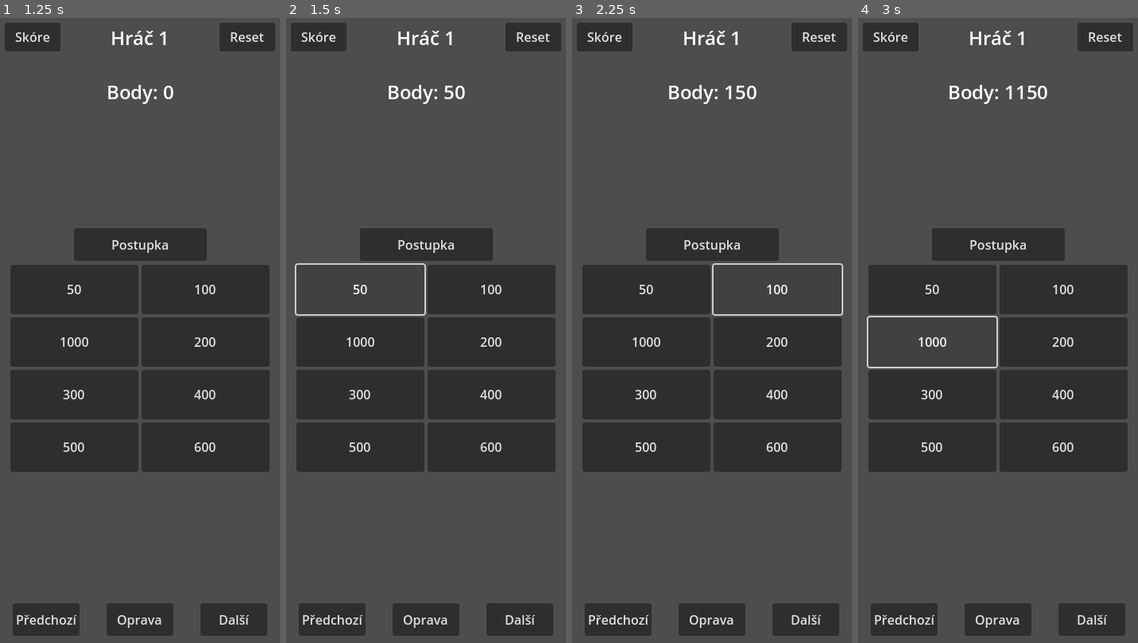
Above: before the commit, frames 1-4 (left to right).
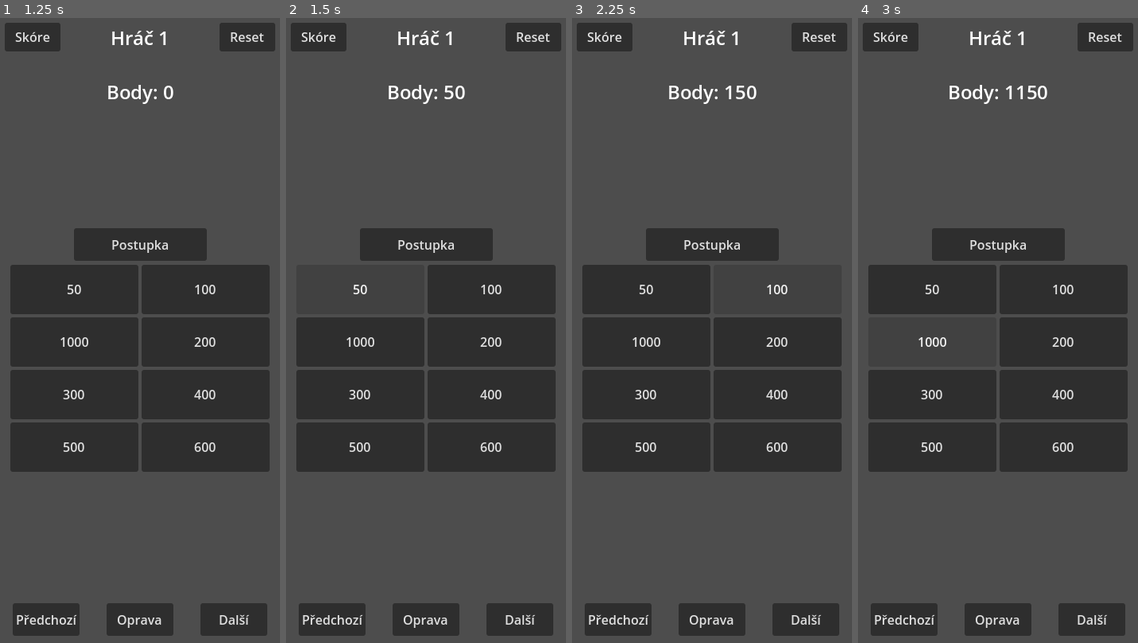
Above: after the commit, the same moments.

Repository: Anorak01/DiceScore
Game: Godot game, scene res://src/main.tscn
The game is run twice, just before and just after one commit, with the same random seed, the same clock (stepped at 60 frames per second) and the same inputs.
Inputs:
- Up to frame 1 (1.25 s): click "Start" at 0.5 s
- Up to frame 2 (1.5 s): click "50" at 1.25 s
- Up to frame 3 (2.25 s): click "100" at 2 s
- Up to frame 4 (3 s): click "1000" at 2.75 s

Frame 1 is identical in both runs. In frame 2, 0.3% of the frame differs, in the area x 3-50%, y 39-48%; in frame 3, 0.3%; in frame 4, 0.3%.

Commit message:
Made buttons not leave focus mark

Diff:
--- a/src/main.tscn
+++ b/src/main.tscn
@@ -47,6 +47,7 @@
 offset_bottom = -17.0
 grow_horizontal = 2
 grow_vertical = 0
+focus_mode = 0
 text = "Start"
 
 [node name="PlusButton" type="Button" parent="StartScreen"]
@@ -61,6 +62,7 @@
 offset_bottom = 22.0
 grow_horizontal = 2
 grow_vertical = 2
+focus_mode = 0
 text = "+"
 
 [node name="MinusButton" type="Button" parent="StartScreen"]
@@ -75,6 +77,7 @@
 offset_bottom = 22.0
 grow_horizontal = 2
 grow_vertical = 2
+focus_mode = 0
 text = "-"
 
 [node name="PlayerCounter" type="Label" parent="StartScreen"]
@@ -211,6 +214,7 @@
 layout_mode = 2
 size_flags_horizontal = 3
 size_flags_vertical = 3
+focus_mode = 0
 text = "50"
 script = ExtResource("5_srxbw")
 
@@ -218,6 +222,7 @@
 layout_mode = 2
 size_flags_horizontal = 3
 size_flags_vertical = 3
+focus_mode = 0
 text = "100
 "
 script = ExtResource("6_d3u4l")
@@ -226,6 +231,7 @@
 layout_mode = 2
 size_flags_horizontal = 3
 size_flags_vertical = 3
+focus_mode = 0
 text = "1000"
 script = ExtResource("7_mlv6i")
 
@@ -233,6 +239,7 @@
 layout_mode = 2
 size_flags_horizontal = 3
 size_flags_vertical = 3
+focus_mode = 0
 text = "200"
 script = ExtResource("8_tb146")
 
@@ -240,6 +247,7 @@
 layout_mode = 2
 size_flags_horizontal = 3
 size_flags_vertical = 3
+focus_mode = 0
 text = "300"
 script = ExtResource("9_e7lu8")
 
@@ -247,6 +255,7 @@
 layout_mode = 2
 size_flags_horizontal = 3
 size_flags_vertical = 3
+focus_mode = 0
 text = "400"
 script = ExtResource("10_okx7f")
 
@@ -254,6 +263,7 @@
 layout_mode = 2
 size_flags_horizontal = 3
 size_flags_vertical = 3
+focus_mode = 0
 text = "500	"
 script = ExtResource("11_sta5p")
 
@@ -261,6 +271,7 @@
 layout_mode = 2
 size_flags_horizontal = 3
 size_flags_vertical = 3
+focus_mode = 0
 text = "600
 "
 script = ExtResource("12_sif16")
@@ -277,6 +288,7 @@
 offset_bottom = -91.5
 grow_horizontal = 2
 grow_vertical = 2
+focus_mode = 0
 text = "Postupka"
 script = ExtResource("13_d7bab")
 
@@ -292,6 +304,7 @@
 offset_bottom = -20.0
 grow_horizontal = 0
 grow_vertical = 0
+focus_mode = 0
 text = "Další"
 
 [node name="PreviousPlayer" type="Button" parent="PlayScreen"]
@@ -303,6 +316,7 @@
 offset_right = 104.0
 offset_bottom = -20.0
 grow_vertical = 0
+focus_mode = 0
 text = "Předchozí"
 
 [node name="Fix" type="Button" parent="PlayScreen"]
@@ -317,6 +331,7 @@
 offset_bottom = -20.0
 grow_horizontal = 2
 grow_vertical = 0
+focus_mode = 0
 toggle_mode = true
 text = "Oprava"
 
@@ -329,6 +344,7 @@
 offset_right = -10.0
 offset_bottom = 46.0
 grow_horizontal = 0
+focus_mode = 0
 text = "Reset"
 
 [node name="ScoreScreen" type="CanvasLayer" parent="."]
@@ -355,6 +371,7 @@
 offset_top = 10.0
 offset_right = 80.0
 offset_bottom = 46.0
+focus_mode = 0
 toggle_mode = true
 text = "Skóre"
 
Not shown, changed: export/android/kostky.apk
Not shown, changed: export/android/kostky.apk.idsig
